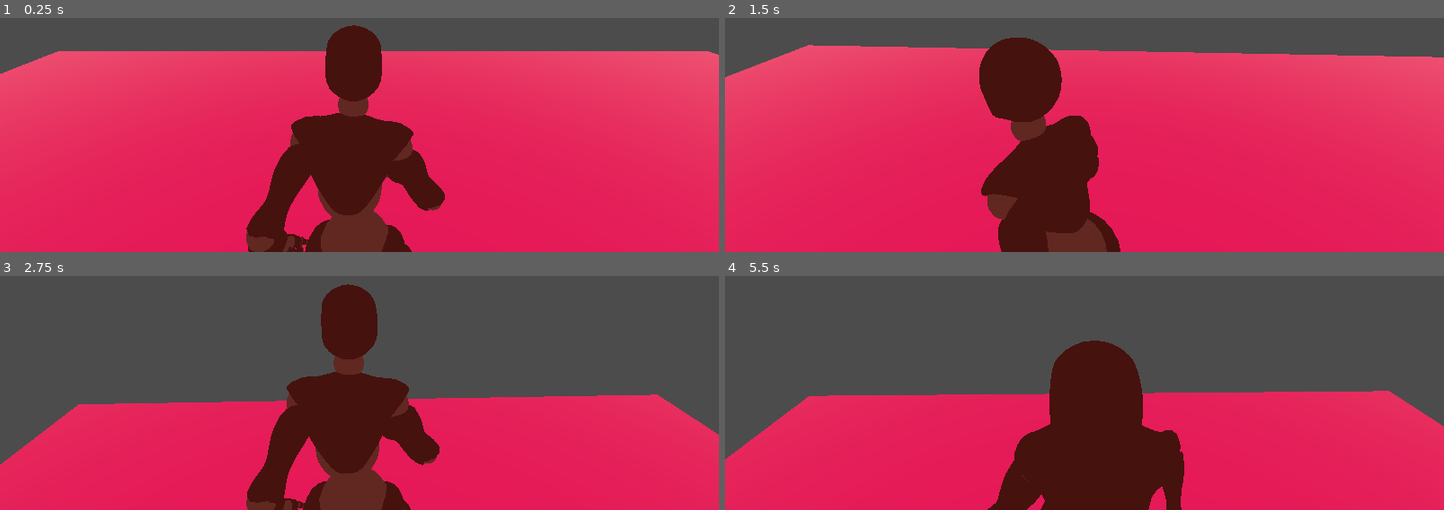
Above: before the commit, frames 1-4 (two rows, left to right).
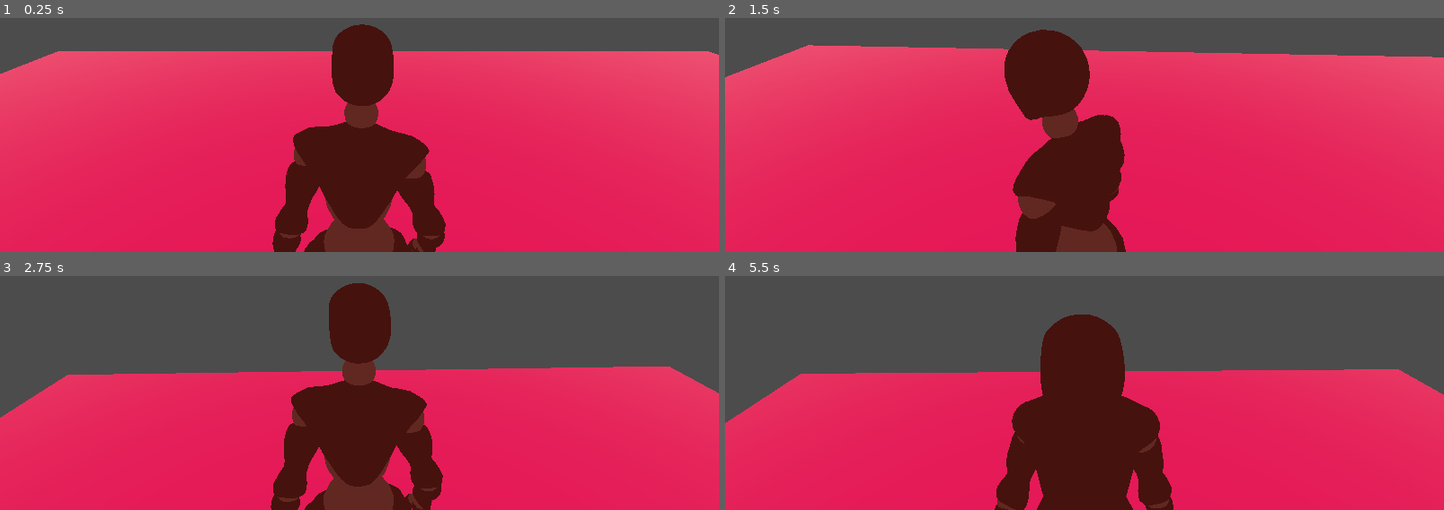
Above: after the commit, the same moments.

Repository: nischitpra/godot_test
Game: Godot game, scene res://terrain/Spatial.tscn
Two runs of this game, one before a commit and one after it. Both use one fixed random seed, a clock stepped at 60 frames per second and the inputs below.
Inputs (mouse positions are in pixels of both pictures, inside the frame that each line leads up to):
- Up to frame 1 (0.25 s): no input
- Up to frame 2 (1.5 s): tap Enter at 0.5 s; move the mouse to (1120, 41) at 0.52 s; hold S (move_bw) 0.53-1.28 s; move the mouse to (1048, 43) at 1.27 s; tap W (move_fw) at 1.35 s
- Up to frame 3 (2.75 s): move the mouse to (373, 292) at 2.02 s; tap Space (move_j) at 2.1 s
- Up to frame 4 (5.5 s): move the mouse to (1077, 306) at 2.77 s; tap A (move_l) at 2.85 s; move the mouse to (1134, 304) at 3.52 s; hold D (move_r) 3.53-4.28 s; move the mouse to (1026, 294) at 4.27 s; tap Shift (move_sprint) at 4.35 s; tap Space (move_j) at 5 s; move the mouse to (1091, 299) at 5.02 s; hold S (move_bw) from 5.03 s (still down)

The runs differ from the first frame. In frame 1, 6.2% of the frame differs, in the area x 34-62%, y 2-100%; in frame 2, 7.6%; in frame 3, 18%, in the area x 0-100%, y 3-100%; in frame 4, 13%.

Commit message:
* [f] root motion fullly functional

Diff:
--- a/player/PlayerController.gd
+++ b/player/PlayerController.gd
@@ -2,7 +2,7 @@
 
 const MOTION_INTERPOLATE_SPEED = 10
 const ROTATION_INTERPOLATE_SPEED = 10
-const JUMP_SPEED = 6
+const JUMP_SPEED = 5
 
 const CAMERA_MOUSE_ROTATION_SPEED = 0.001
 const CAMERA_CONTROLLER_ROTATION_SPEED = 3.0
@@ -34,6 +34,8 @@
 	var sprint = Input.get_action_strength("move_sprint")
 	var motion_target = Vector2(Input.get_action_strength("move_r") - Input.get_action_strength("move_l"),
 								Input.get_action_strength("move_bw") - Input.get_action_strength("move_fw"))
+	motion_target.x += motion_target.x*sprint
+	motion_target.y += motion_target.y*sprint
 	motion = motion.linear_interpolate(motion_target, MOTION_INTERPOLATE_SPEED * delta)
 	var camera_x = camera_rot.global_transform.basis.x
 	var camera_z = camera_rot.global_transform.basis.z
@@ -44,10 +46,9 @@
 		# Interpolate current rotation with desired one.
 		orientation.basis = Basis(q_from.slerp(q_to, delta * ROTATION_INTERPOLATE_SPEED))
 
-	var motion_length = motion.length()
-	animation_tree.set(
-		"parameters/move_blend/blend_amount", motion_length - 1 + motion_length * sprint
-	)
+	var motion_length = motion.length()/2
+	print(motion_length)
+	animation_tree.set("parameters/move_blend/blend_position", motion_length)
 
 	# jump
 	if is_on_floor() and Input.is_action_just_pressed("move_j"):
--- a/player/RootMotionPlayerTry4.tscn
+++ b/player/RootMotionPlayerTry4.tscn
@@ -1,29 +1,49 @@
-[gd_scene load_steps=7 format=2]
+[gd_scene load_steps=11 format=2]
 
 [ext_resource path="res://player/RootMotionPlayerTry4.fbx" type="PackedScene" id=1]
 
-[sub_resource type="AnimationNodeAnimation" id=3]
+[sub_resource type="AnimationNodeAnimation" id=5]
+animation = "Armature|jump"
+
+[sub_resource type="AnimationNodeOneShot" id=6]
+
+[sub_resource type="AnimationNodeAnimation" id=7]
 animation = "Armature|idle-cycle"
 
-[sub_resource type="AnimationNodeBlend3" id=5]
+[sub_resource type="AnimationNodeAnimation" id=8]
+animation = "Armature|walk-cycle"
 
-[sub_resource type="AnimationNodeAnimation" id=4]
+[sub_resource type="AnimationNodeAnimation" id=9]
+animation = "Armature|walk-cycle"
+
+[sub_resource type="AnimationNodeAnimation" id=10]
 animation = "Armature|run-cycle"
 
-[sub_resource type="AnimationNodeAnimation" id=2]
-animation = "Armature|walk-cycle"
+[sub_resource type="AnimationNodeAnimation" id=11]
+animation = "Armature|run-cycle"
+
+[sub_resource type="AnimationNodeBlendSpace1D" id=12]
+blend_point_0/node = SubResource( 7 )
+blend_point_0/pos = 0.0
+blend_point_1/node = SubResource( 8 )
+blend_point_1/pos = -0.5
+blend_point_2/node = SubResource( 9 )
+blend_point_2/pos = 0.5
+blend_point_3/node = SubResource( 10 )
+blend_point_3/pos = -1.0
+blend_point_4/node = SubResource( 11 )
+blend_point_4/pos = 1.0
 
 [sub_resource type="AnimationNodeBlendTree" id=1]
-graph_offset = Vector2( -528, 13 )
-nodes/idle/node = SubResource( 3 )
-nodes/idle/position = Vector2( -380, 60 )
-nodes/move_blend/node = SubResource( 5 )
-nodes/move_blend/position = Vector2( 0, 60 )
-nodes/run/node = SubResource( 4 )
-nodes/run/position = Vector2( -380, 260 )
-nodes/walk/node = SubResource( 2 )
-nodes/walk/position = Vector2( -380, 160 )
-node_connections = [ "output", 0, "move_blend", "move_blend", 0, "idle", "move_blend", 1, "walk", "move_blend", 2, "run" ]
+graph_offset = Vector2( -489, 8.5 )
+nodes/jump/node = SubResource( 5 )
+nodes/jump/position = Vector2( -160, 260 )
+nodes/jump_blend/node = SubResource( 6 )
+nodes/jump_blend/position = Vector2( 80, 60 )
+nodes/move_blend/node = SubResource( 12 )
+nodes/move_blend/position = Vector2( -200, 80 )
+nodes/output/position = Vector2( 380, 80 )
+node_connections = [ "output", 0, "jump_blend", "jump_blend", 0, "move_blend", "jump_blend", 1, "jump" ]
 
 [node name="RootMotionPlayerTry4" instance=ExtResource( 1 )]
 
@@ -35,7 +55,8 @@
 anim_player = NodePath("../AnimationPlayer")
 active = true
 root_motion_track = NodePath("Armature:RootMotion")
-parameters/move_blend/blend_amount = 1.0
+parameters/jump_blend/active = false
+parameters/move_blend/blend_position = 1.0
 
 [node name="RootMotionView" type="RootMotionView" parent="." index="3"]
 animation_path = NodePath("../AnimationTree")
Binary file changed: player/RootMotionPlayerTry4.fbx
